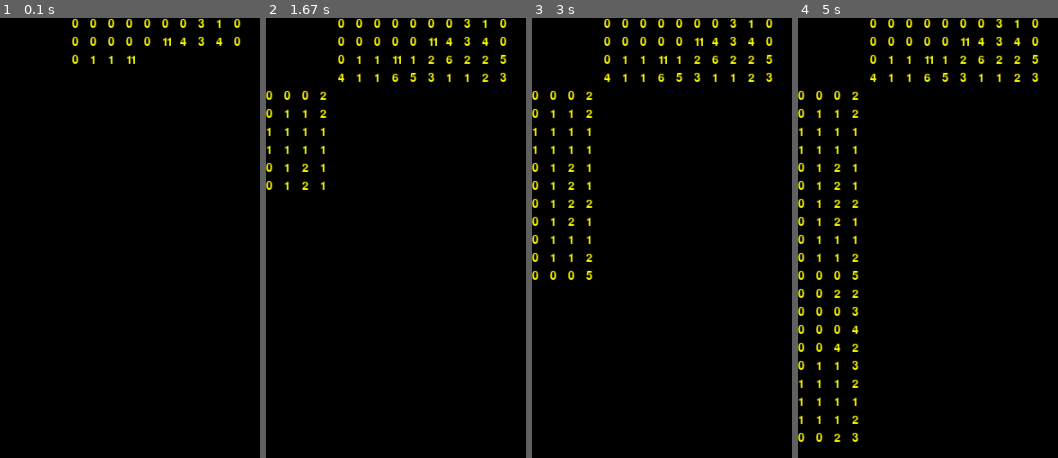
Above: before the commit, frames 1-4 (left to right).
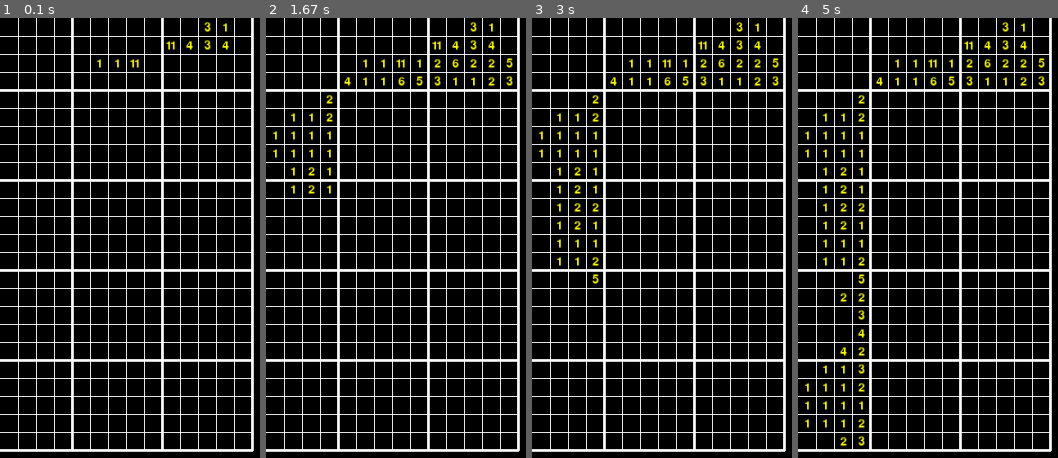
Above: after the commit, the same moments.

Repository: povijarrro/workspacepython
Game: pygame game, started from nonograms/main.py
Same seed, same stepped clock (60 frames per second), same inputs: the game is played once before the commit and once after it.
Inputs:
- Up to frame 1 (0.1 s): no input
- Up to frame 2 (1.67 s): no input
- Up to frame 3 (3 s): no input
- Up to frame 4 (5 s): no input

The runs differ from the first frame. In frame 1, 16% of the frame differs, in the area x 0-98%, y 0-99%; in frame 2, 18%; in frame 3, 19%; in frame 4, 21%.

Commit message:
improve nonogram rendering

Diff:
--- a/nonograms/main.py
+++ b/nonograms/main.py
@@ -30,7 +30,7 @@
 [0,0,0,0,0,0,0,3,1,0],
 [0,0,0,0,0,11,4,3,4,0],
 [0,1,1,11,1,2,6,2,2,5],
-[4,1,1,6,5,3,1,1,2,3]])
+[4,1,1,6,5,3,1,1,2,3]],20)
 print(nono)
 nono.draw(pg.display,pg.font.SysFont("comicsans",20),pg.Color('yellow'))
 
--- a/nonograms/nonogram.py
+++ b/nonograms/nonogram.py
@@ -1,17 +1,24 @@
 import pygame as pg
 
-def draw_grid(window, tile_size, grid_size):
+def draw_grid(window, tile_size, grid_size,margin_size):
     for line in range(1, grid_size[0]+1):
-        pg.draw.line(window, (255, 255, 255), (0, line * tile_size), (grid_size[1]*tile_size, line * tile_size))
+        width=1
+        if((line-margin_size[0])%5==0):
+            width=3
+        pg.draw.line(window, (255, 255, 255), (0, line * tile_size), (grid_size[1]*tile_size, line * tile_size),width)
 
     for line in range(1, grid_size[1]+1):
-        pg.draw.line(window, (255, 255, 255), (line * tile_size, 0), (line * tile_size, grid_size[0]*tile_size))
+        width=1
+        if((line-margin_size[1])%5==0):
+            width=3
+        pg.draw.line(window, (255, 255, 255), (line * tile_size, 0), (line * tile_size, grid_size[0]*tile_size),width)
 
 class Nonogram:
 
-    def __init__(self,row_legend,col_legend):
+    def __init__(self,row_legend,col_legend, tile_size):
         self.row_legend=row_legend
         self.col_legend=col_legend
+        self.tile_size=tile_size
         self.matrix=[]
         nrow=len(self.row_legend)
         ncol=len(self.col_legend)
@@ -37,20 +44,19 @@
 
     def draw(self,display,font,color):
         window=display.get_surface()
-        dim=max(self.matrix_size[0],self.matrix_size[1])
-        tile_size=(20,20)
+        draw_grid(window, self.tile_size, self.matrix_size, (len(self.col_legend), len(self.row_legend[0])))
         i = 0
         for row in self.matrix:
             j = 0
             for tile in row:
+                if tile=='0':
+                    tile=''
                 tile_text=font.render(tile,True,color)
-                rect = tile_text.get_rect()
-                rect.x=j*tile_size[0]
-                rect.y=i*tile_size[1]
+                text_rect = tile_text.get_rect()
+                tile_rect=pg.Rect(j*self.tile_size, i*self.tile_size, self.tile_size, self.tile_size)
                 j += 1
-                window.blit(tile_text,(rect.x,rect.y))
-                display.update(rect)
+                window.blit(tile_text,(tile_rect.center[0]-text_rect.w//2, tile_rect.center[1]-text_rect.h//2))
+                display.update(tile_rect)
             i += 1
 
-        draw_grid(window, 20, self.matrix_size)
         display.update()
